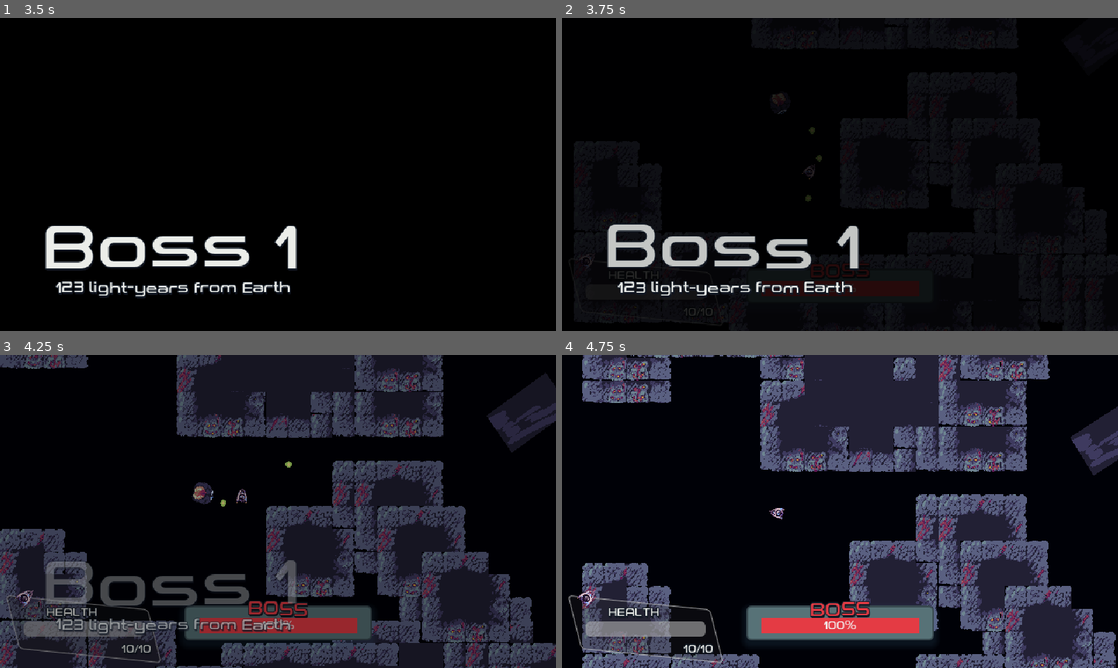
Above: before the commit, frames 1-4 (two rows, left to right).
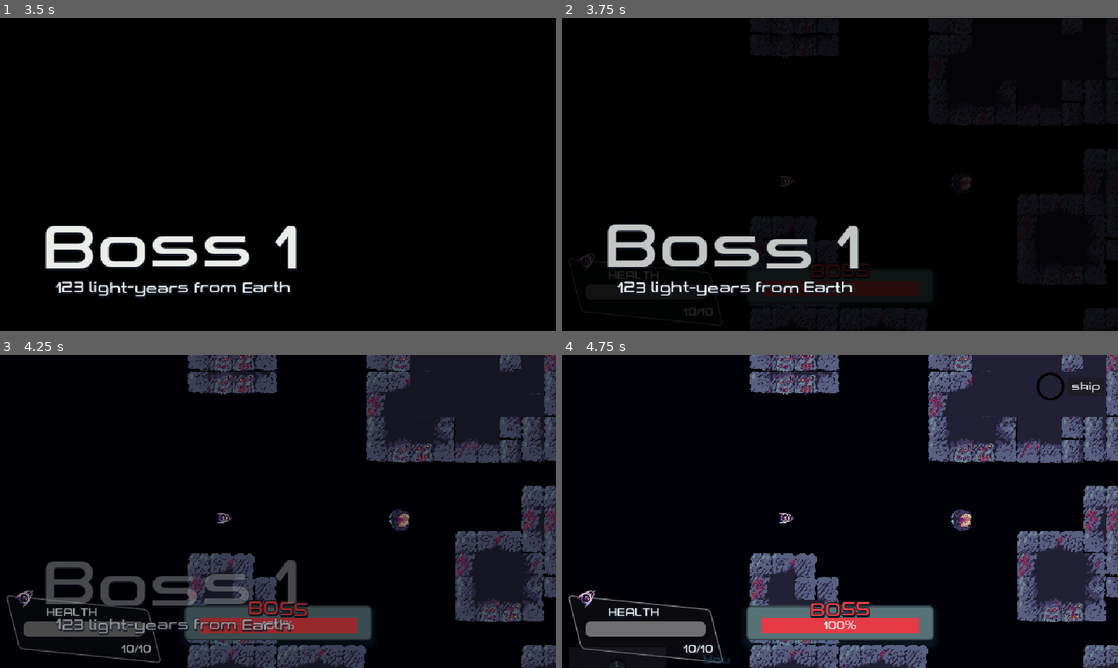
Above: after the commit, the same moments.

Repository: Yoshiip/boss-rush-jam-2024
Game: Godot game, scene res://levels/menu/menu.tscn
The game is run twice, just before and just after one commit, with the same random seed, the same clock (stepped at 60 frames per second) and the same inputs. The engine's default icon, where the game draws it, is replaced by a stand-in: a white triangle on a blue panel in a dark square.
Inputs (mouse positions are in pixels of both pictures, inside the frame that each line leads up to):
- Up to frame 1 (3.5 s): click "Play" at 0.5 s; tap Enter at 1.25 s; move the mouse to (400, 158) at 1.27 s; press the mouse at (400, 158) at 1.28 s; hold D (move_right) 1.28-2.03 s; tap M (switch_movement) at 1.55, 2.1 s; move the mouse to (166, 190) at 2.02 s; release the mouse at (166, 190) at 2.03 s; hold S (move_down) 2.03-2.78 s; tap Space (weapon_toggle) at 2.3, 2.85 s; move the mouse to (333, 105) at 2.77 s; press the mouse at (333, 105) at 2.78 s; hold D (move_right) from 2.78 s (still down)
- Up to frame 2 (3.75 s): move the mouse to (812, 237) at 3.52 s; release D (move_right) at 3.53 s; release the mouse at (812, 237) at 3.53 s; hold W (move_up) from 3.53 s (still down); click (812, 237) at 3.6 s
- Up to frame 3 (4.25 s): keep holding W (move_up); tap M (switch_movement) at 3.8 s
- Up to frame 4 (4.75 s): move the mouse to (1006, 558) at 4.27 s; release W (move_up) at 4.28 s; hold A (move_left) from 4.28 s (still down); tap M (switch_movement) at 4.35 s; tap Space (weapon_toggle) at 4.55 s

Frame 1 is identical in both runs. In frame 2, 0.3% of the frame differs, in the area x 2-99%, y 0-100%; in frame 3, 51%; in frame 4, 51%, in the area x 3-100%, y 0-100%.

Commit message:
simple dialogue system

Diff:
--- a/assets/spaceship/spaceship.gd
+++ b/assets/spaceship/spaceship.gd
@@ -20,43 +20,48 @@
 @export var max_health := 10
 @onready var health := max_health
 
+# Only allow inputs if is empty
+var allow_inputs: Array[String] = []
+
 
 const FIRE_SPEED = 0.25
 @onready var fire_timer := FIRE_SPEED
 var weapon_toggle := false
 var switch_movemode := true
 
+func _is_allowed_inputs() -> bool:
+	return allow_inputs.is_empty()
+
 func _ready() -> void:
 	$Sprite.material = $Sprite.material.duplicate()
 
 func _handle_input(delta: float) -> void:
-	var axis = Vector2(
+	var axis := Vector2(
 		Input.get_axis("move_left", "move_right"),
 		Input.get_axis("move_up", "move_down")
-	)
+	) if _is_allowed_inputs() else Vector2.ZERO
 	#handle movement
 	if axis.length() > 0:
 		#smoothly change direction, instead of immediatly snapping to new direction
 		if switch_movemode:
-			var target_velocity = axis.normalized() * ACCELERATION_SPEED
+			var target_velocity := axis.normalized() * ACCELERATION_SPEED
 
 			velocity = lerp(velocity, target_velocity, 25.0 * delta)
 
-			var target_direction = position + velocity
+			var target_direction := position + velocity
 			rotation =  lerp_angle(rotation, (target_direction - position).angle(), 5.0 * delta)
 		else:
-			var goal_direction = axis.angle()
+			var goal_direction := axis.angle()
 			rotation =  lerp_angle(rotation, goal_direction, 5.0 * delta)
 			velocity = lerp(velocity, Vector2(cos(rotation), sin(rotation)) * ACCELERATION_SPEED, 10.0 * delta)
-
 	else:
 		velocity = velocity.lerp(Vector2.ZERO, 2.0 * delta)
 
-
-	if Input.is_action_just_pressed("weapon_toggle"):
-		weapon_toggle= !weapon_toggle
-	if Input.is_action_just_pressed("switch_movement"):
-		switch_movemode= !switch_movemode
+	if _is_allowed_inputs():
+		if Input.is_action_just_pressed("weapon_toggle"):
+			weapon_toggle= !weapon_toggle
+		if Input.is_action_just_pressed("switch_movement"):
+			switch_movemode= !switch_movemode
 
 
 func _fire() -> Bullet:
@@ -64,7 +69,8 @@
 	var bullet = BULLET.instantiate()
 	bullet.position = position
 	bullet.speed = 7
-	bullet.from_enemy= false
+	bullet.from_enemy = false
+
 	var mouse_position := get_global_mouse_position()
 	var direction := (mouse_position - global_position).normalized()
 	bullet.rotation = direction.angle()
@@ -78,8 +84,9 @@
 
 func _handle_weapon(delta: float) -> void:
 	fire_timer -= delta
+	if !_is_allowed_inputs():
+		return
 	if (weapon_toggle || Input.is_action_pressed("fire")) && fire_timer <= 0.0:
-
 		var bullet := _fire()
 
 		if Input.is_action_just_pressed("fire"):
--- a/levels/fight/fight.gd
+++ b/levels/fight/fight.gd
@@ -11,7 +11,10 @@
 const DEFAULT_EYE = preload("res://entities/eyes/default/default_eye.tscn")
 const SPIKE_BALL = preload("res://entities/Damaging Parts/spike_ball.tscn")
 
+const DIALOGUE = preload("res://ui/dialogue/dialogue.tscn")
+
 func _ready() -> void:
+	spaceship.allow_inputs.append("start")
 	spaceship.took_damage.connect(_player_took_damage)
 	spaceship.dead.connect(_on_player_dead)
 	core.took_damage.connect(_core_took_damage)
@@ -28,6 +31,19 @@
 	pause.visible = false
 	$Canvas/Container.add_child(pause)
 
+
+
+func transition_ended() -> void:
+	spaceship.allow_inputs.erase("start")
+	_spawn_dialogue()
+
+func _spawn_dialogue() -> void:
+	var dialogue := DIALOGUE.instantiate()
+	$Canvas/Container.add_child(dialogue)
+	spaceship.allow_inputs.append("dialogue")
+	dialogue.ended.connect(func ():
+		spaceship.allow_inputs.erase("dialogue")
+	)
 
 func _process(delta: float) -> void:
 	$Planet.rotation += delta * spin_speed
--- a/levels/fight/fight_transition.gd
+++ b/levels/fight/fight_transition.gd
@@ -1,4 +1,5 @@
 extends Control
+@onready var root: FightRoot = $"../../.."
 
 @onready var music: AudioStreamPlayer = $"../../../Music"
 @onready var title: RichTextLabel = $Title
@@ -9,4 +10,5 @@
 
 func _on_animation_player_animation_finished(anim_name: StringName) -> void:
 	music.play()
+	root.transition_ended()
 	queue_free()
--- a/project.godot
+++ b/project.godot
@@ -96,7 +96,7 @@
 , Object(InputEventKey,"resource_local_to_scene":false,"resource_name":"","device":-1,"window_id":0,"alt_pressed":false …(183 unchanged characters)…
 ]
 }
-"weapon_toggle"={
+weapon_toggle={
 "deadzone": 0.5,
 "events": [Object(InputEventKey,"resource_local_to_scene":false,"resource_name":"","device":-1,"window_id":0,"alt_press …(191 unchanged characters)…
 ]
--- /dev/null
+++ b/ui/dialogue/dialogue.gd
@@ -0,0 +1,80 @@
+extends Control
+
+signal ended
+
+
+# o: stands for "other"
+
+var dialogue: Array[String] = []
+var progress := 0
+
+var skip_progress := 0.0
+
+
+func _ready() -> void:
+	dialogue = GameDialogues.TEST_DIALOGUE
+	$AnimationPlayer.play("Open")
+
+	$Gradient/Content.text = dialogue[progress]
+
+
+func _close_dialogue() -> void:
+	set_process(false)
+	$AnimationPlayer.play("Open", -1, -1.0, true)
+	await get_tree().create_timer(1.0).timeout
+	ended.emit()
+	queue_free()
+
+
+func _next_text() -> void:
+	visible_characters = 0
+	progress += 1
+	if progress >= dialogue.size():
+		set_process(false)
+		_close_dialogue()
+		return
+	$Gradient/NextArrow.visible = progress <= dialogue.size() - 2
+	var text := dialogue[progress]
+	var from_other := text.begins_with("o:")
+	$Gradient/Portrait.visible = !from_other
+	$Gradient/Content.text = dialogue[progress].lstrip('o:')
+	spawning_text = false
+
+var spawning_text := false
+
+
+var i := 0.0
+
+var text_timer := 0.05
+var visible_characters := 0
+
+func _process(delta: float) -> void:
+	if Input.is_action_pressed("fire"):
+		skip_progress += delta * 0.5
+	else:
+		skip_progress -= delta * 0.75
+	$HBoxContainer/ProgressBar.value = skip_progress
+	if skip_progress >= 1.0:
+		_close_dialogue()
+	i += delta
+
+	if Input.is_action_just_pressed("fire"):
+		if spawning_text:
+			visible_characters = $Gradient/Content.visible_characters
+			spawning_text = false
+		else:
+			_next_text()
+
+
+
+	$Gradient/Content.visible_characters = visible_characters
+	if visible_characters >= $Gradient/Content.text.length():
+		spawning_text = false
+	else:
+		text_timer -= delta
+		if text_timer <= 0.0:
+			text_timer = 0.05
+			visible_characters += 1
+
+	if progress < dialogue.size() - 1:
+		$Gradient/NextArrow.position.y = 84 + cos(i) * 8.0
--- /dev/null
+++ b/ui/dialogue/dialogue.tscn
@@ -0,0 +1,184 @@
+[gd_scene load_steps=10 format=3 uid="uid://cg6t65il15mfq"]
+
+[ext_resource type="Theme" uid="uid://dk1lq0oeybxad" path="res://ui/theme.tres" id="1_28rdg"]
+[ext_resource type="Script" path="res://ui/dialogue/dialogue.gd" id="2_0b2e0"]
+[ext_resource type="Texture2D" uid="uid://crdkb1citka0y" path="res://icon.svg" id="2_6gjie"]
+[ext_resource type="Texture2D" uid="uid://b7ca404jr4ql0" path="res://assets/utils/circular_progress_bar.png" id="4_dkd36"]
+[ext_resource type="Texture2D" uid="uid://dyrprgmv2ahol" path="res://ui/dialogue/portraits/player.jpg" id="4_iw4j1"]
+
+[sub_resource type="StyleBoxFlat" id="StyleBoxFlat_8f7mt"]
+bg_color = Color(0, 0, 0, 0.498039)
+border_width_top = 128
+border_color = Color(0, 0, 0, 0)
+border_blend = true
+
+[sub_resource type="Animation" id="Animation_kgiwn"]
+resource_name = "Open"
+tracks/0/type = "value"
+tracks/0/imported = false
+tracks/0/enabled = true
+tracks/0/path = NodePath("Gradient:modulate")
+tracks/0/interp = 1
+tracks/0/loop_wrap = true
+tracks/0/keys = {
+"times": PackedFloat32Array(0, 1),
+"transitions": PackedFloat32Array(0.5, 1),
+"update": 0,
+"values": [Color(1, 1, 1, 0), Color(1, 1, 1, 1)]
+}
+tracks/1/type = "value"
+tracks/1/imported = false
+tracks/1/enabled = true
+tracks/1/path = NodePath("Gradient:position")
+tracks/1/interp = 1
+tracks/1/loop_wrap = true
+tracks/1/keys = {
+"times": PackedFloat32Array(0, 1),
+"transitions": PackedFloat32Array(0.5, 1),
+"update": 0,
+"values": [Vector2(0, 368), Vector2(0, 240)]
+}
+
+[sub_resource type="Animation" id="Animation_cwo2b"]
+length = 0.001
+tracks/0/type = "value"
+tracks/0/imported = false
+tracks/0/enabled = true
+tracks/0/path = NodePath("Gradient:modulate")
+tracks/0/interp = 1
+tracks/0/loop_wrap = true
+tracks/0/keys = {
+"times": PackedFloat32Array(0),
+"transitions": PackedFloat32Array(1),
+"update": 0,
+"values": [Color(1, 1, 1, 1)]
+}
+tracks/1/type = "value"
+tracks/1/imported = false
+tracks/1/enabled = true
+tracks/1/path = NodePath("Gradient:position")
+tracks/1/interp = 1
+tracks/1/loop_wrap = true
+tracks/1/keys = {
+"times": PackedFloat32Array(0),
+"transitions": PackedFloat32Array(1),
+"update": 0,
+"values": [Vector2(0, 240)]
+}
+
+[sub_resource type="AnimationLibrary" id="AnimationLibrary_jewyn"]
+_data = {
+"Open": SubResource("Animation_kgiwn"),
+"RESET": SubResource("Animation_cwo2b")
+}
+
+[node name="Dialogue" type="Control"]
+layout_mode = 3
+anchors_preset = 15
+anchor_right = 1.0
+anchor_bottom = 1.0
+grow_horizontal = 2
+grow_vertical = 2
+theme = ExtResource("1_28rdg")
+script = ExtResource("2_0b2e0")
+metadata/_edit_lock_ = true
+
+[node name="Gradient" type="Panel" parent="."]
+custom_minimum_size = Vector2(0, 120)
+layout_mode = 1
+anchors_preset = 12
+anchor_top = 1.0
+anchor_right = 1.0
+anchor_bottom = 1.0
+offset_top = -120.0
+grow_horizontal = 2
+grow_vertical = 0
+theme_override_styles/panel = SubResource("StyleBoxFlat_8f7mt")
+
+[node name="Name" type="RichTextLabel" parent="Gradient"]
+clip_contents = false
+layout_mode = 0
+offset_left = 162.0
+offset_top = 10.0
+offset_right = 211.0
+offset_bottom = 24.0
+theme_override_colors/default_color = Color(0.0823529, 0.607843, 0.866667, 1)
+bbcode_enabled = true
+text = "[wave]You[/wave]"
+fit_content = true
+scroll_active = false
+
+[node name="Content" type="RichTextLabel" parent="Gradient"]
+clip_contents = false
+layout_mode = 0
+offset_left = 130.0
+offset_top = 34.0
+offset_right = 594.0
+offset_bottom = 86.0
+bbcode_enabled = true
+text = "ytfdgfdg	FDSFytfdgfdg	FDSFytfdgfdg	FDSFytfdgfdg	FDSFytfdgfdg	FDSFytfdgfdg	FDSFytfdgfdg	FDSFytfdgfdg	FDSFytfdgfdg	FDSFytfdgfdg	FDSFytfdgfdg	FDSFytfdgfdg	FDSFytfdgfdg	FDSFytfdgfdg	FDSFytfdgfdg	FDSFytfdgfdg	FDSFytfdgfdg	FDSF"
+
+[node name="NextArrow" type="TextureRect" parent="Gradient"]
+layout_mode = 1
+anchors_preset = 3
+anchor_left = 1.0
+anchor_top = 1.0
+anchor_right = 1.0
+anchor_bottom = 1.0
+offset_left = -36.0
+offset_top = -36.0
+offset_right = -16.0
+offset_bottom = -16.0
+grow_horizontal = 0
+grow_vertical = 0
+texture = ExtResource("2_6gjie")
+expand_mode = 1
+stretch_mode = 5
+
+[node name="Portrait" type="TextureRect" parent="Gradient"]
+layout_mode = 1
+anchors_preset = 4
+anchor_top = 0.5
+anchor_bottom = 0.5
+offset_left = 8.0
+offset_top = -56.0
+offset_right = 120.0
+offset_bottom = 56.0
+grow_vertical = 2
+texture = ExtResource("4_iw4j1")
+expand_mode = 1
+stretch_mode = 5
+
+[node name="AnimationPlayer" type="AnimationPlayer" parent="."]
+libraries = {
+"": SubResource("AnimationLibrary_jewyn")
+}
+
+[node name="HBoxContainer" type="HBoxContainer" parent="."]
+layout_mode = 1
+anchors_preset = 1
+anchor_left = 1.0
+anchor_right = 1.0
+offset_left = -94.0
+offset_top = 16.0
+offset_right = -16.0
+offset_bottom = 56.0
+grow_horizontal = 0
+
+[node name="ProgressBar" type="TextureProgressBar" parent="HBoxContainer"]
+custom_minimum_size = Vector2(32, 32)
+layout_mode = 2
+size_flags_horizontal = 4
+size_flags_vertical = 4
+max_value = 1.0
+step = 0.01
+fill_mode = 4
+nine_patch_stretch = true
+texture_under = ExtResource("4_dkd36")
+texture_progress = ExtResource("4_dkd36")
+tint_under = Color(0, 0, 0, 1)
+
+[node name="Button" type="Button" parent="HBoxContainer"]
+layout_mode = 2
+size_flags_vertical = 4
+text = "skip"
--- /dev/null
+++ b/ui/dialogue/game_dialogues.gd
@@ -0,0 +1,10 @@
+class_name GameDialogues
+extends Node
+
+static var TEST_DIALOGUE: Array[String] = [
+	"Hello",
+	"o:Hello",
+	"This is a test dialogue",
+	"The end!!",
+	"o:Goodbye"
+]
Binary file added: assets/utils/circular_progress_bar.png
Not shown, added: assets/utils/circular_progress_bar.png.import
Binary file added: ui/dialogue/portraits/player.jpg
Not shown, added: ui/dialogue/portraits/player.jpg.import
Not shown, added: ui/dialogue/portraits/spriteplayer.png.import
